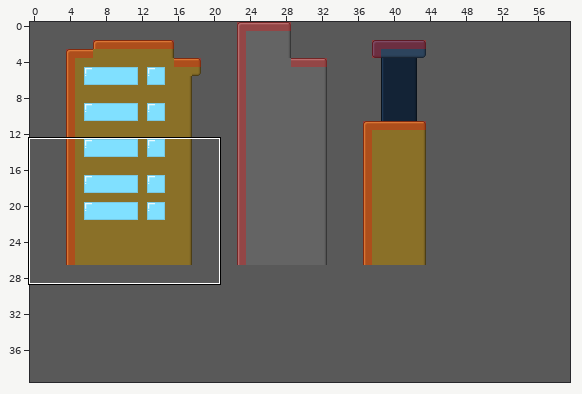
Two states of a Tiled map, data/sprites/blocks/long.tmx. The first picture is a wide view before the edit; the outline marks the close-up.
Close-up. Before the edit:
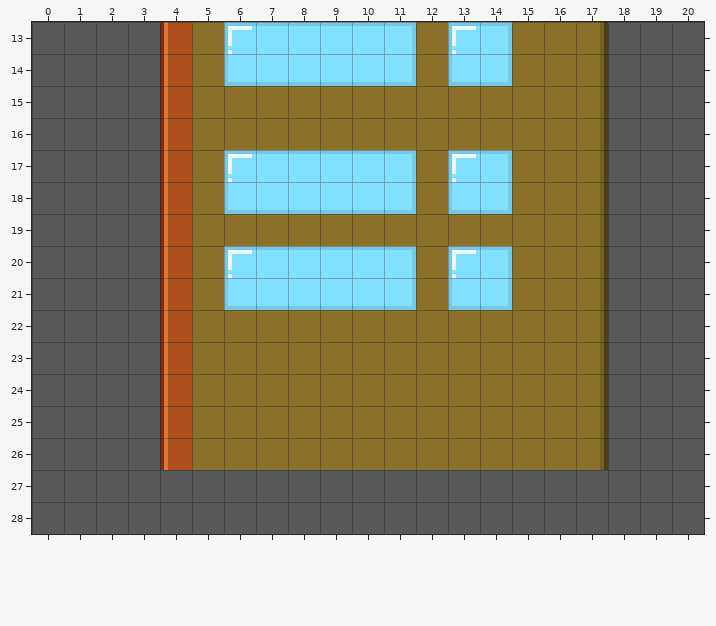
Cells are 32x32 px. Shown: x 0..20, y 13..28. The commit also changed other parts of the map, which this record leaves out. The old version is drawn lined up with the new one.
After:
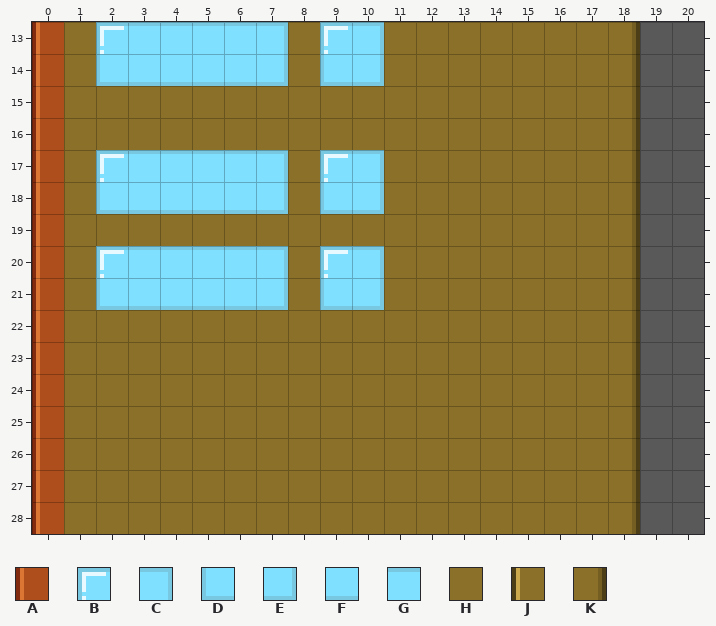
Key: from "tileset": A 0, B 12, C 13, D 24, E 25, F 49, G 60, H 76, J 80, K 82.
_ is an empty cell.
See-through tiles are keyed as they look on the map.
Changes in this commit:
map size 40x27 -> 60x40 cells (old content now starts at 4,0; both pictures use the new coordinates)
Layer "layer1":
y 13: x 0..11 ____JHBGGGGC -> JHBGGGGCHBCH; x 13..14 BC -> HH; x 17..18 K_ -> HK
y 14: x 0..11 ____JHDFFFFE -> JHDFFFFEHDEH; x 13..14 DE -> HH; x 17..18 K_ -> HK
y 15..16: x 0..4 ____J -> JHHHH; x 17..18 K_ -> HK
y 17: x 0..11 ____JHBGGGGC -> JHBGGGGCHBCH; x 13..14 BC -> HH; x 17..18 K_ -> HK
y 18: x 0..11 ____JHDFFFFE -> JHDFFFFEHDEH; x 13..14 DE -> HH; x 17..18 K_ -> HK
y 19: x 0..4 ____J -> JHHHH; x 17..18 K_ -> HK
y 20: x 0..11 ____JHBGGGGC -> JHBGGGGCHBCH; x 13..14 BC -> HH; x 17..18 K_ -> HK
y 21: x 0..11 ____JHDFFFFE -> JHDFFFFEHDEH; x 13..14 DE -> HH; x 17..18 K_ -> HK
y 22..26: x 0..4 ____J -> JHHHH; x 17..18 K_ -> HK
y 27..28: x 0..18 ___________________ -> JHHHHHHHHHHHHHHHHHK
Layer "collision":
y 13..26: x 0 _ -> A; x 4 A -> _
y 27..28: x 0 _ -> A
Pixel boxes of the changes (left, top, right, bottom) in both close-ups:
changed: (32, 22, 640, 534)
